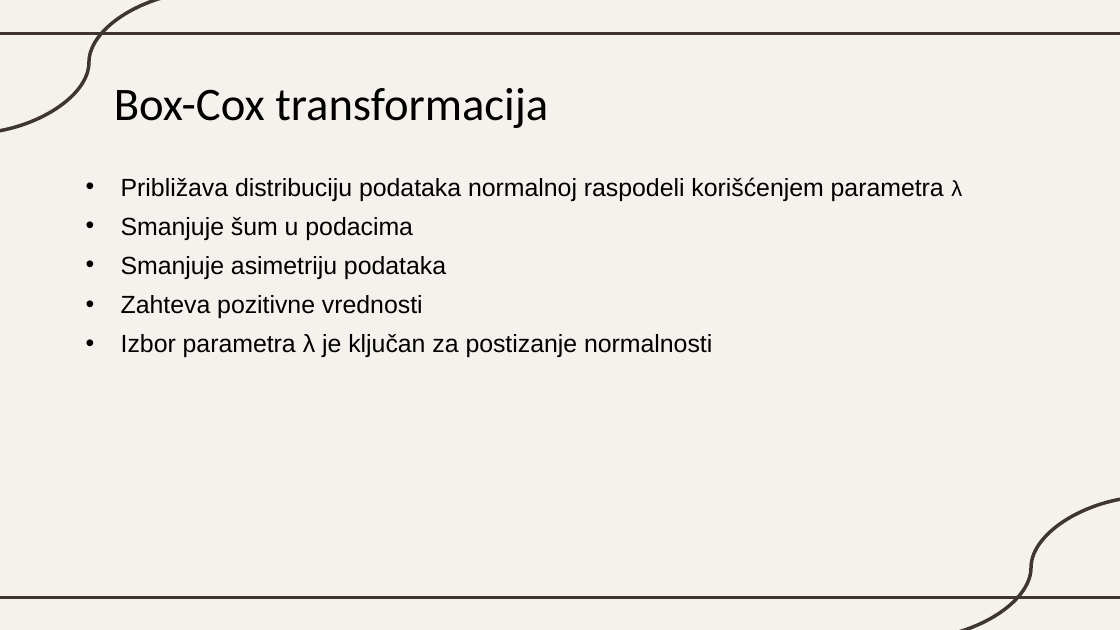
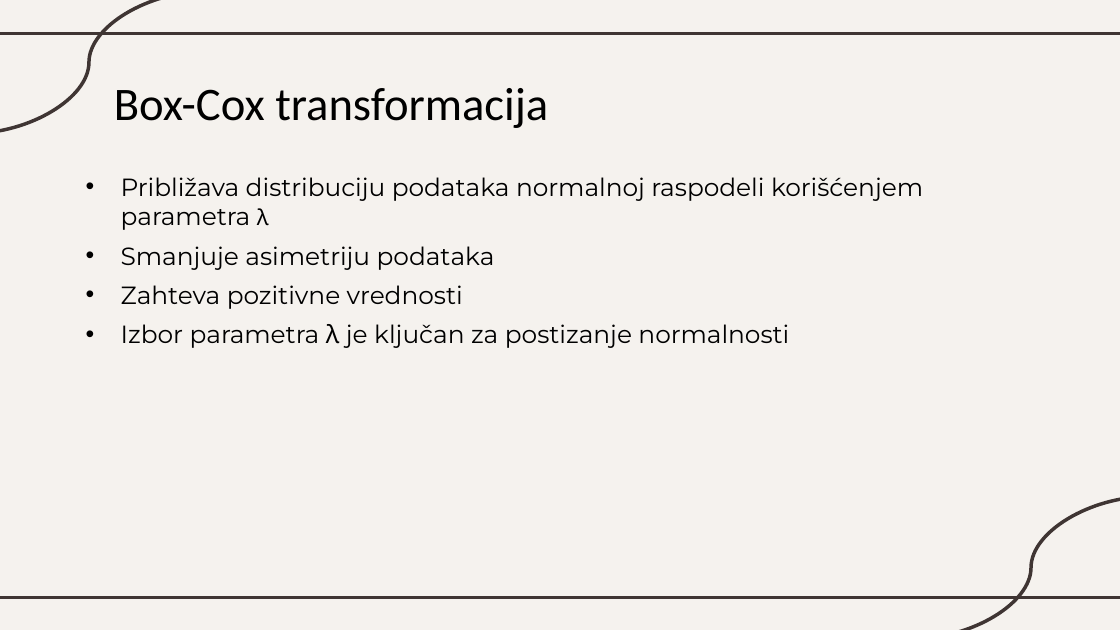
Before and after one commit to katarinaast/Data-transformation-in-machine-learning, a slide deck: slide 14 of Transformacija podataka.pptx. Drawn at 1120x630 pixels with LibreOffice and Linux fonts; fonts in the diff are those of the drawing. Boxes give left, top, right and bottom in pixels: in the first picture for what was removed or moved away, otherwise in the second. Text is boxed around its words. In the diff, an @@ line names an element or a change of style, - is before the commit and + after.

```diff
--- a/Transformacija podataka.pptx
+++ b/Transformacija podataka.pptx
@@ text "Približava distribuciju podataka normalnoj raspodeli ..." at bbox=[121, 177, 923, 348]: font Arial to Montserrat @@
@@ text at bbox=[121, 217, 413, 240]: paragraph removed @@
-• Smanjuje šum u podacima
```
Also in this commit, not shown: 30 other slides changed.
